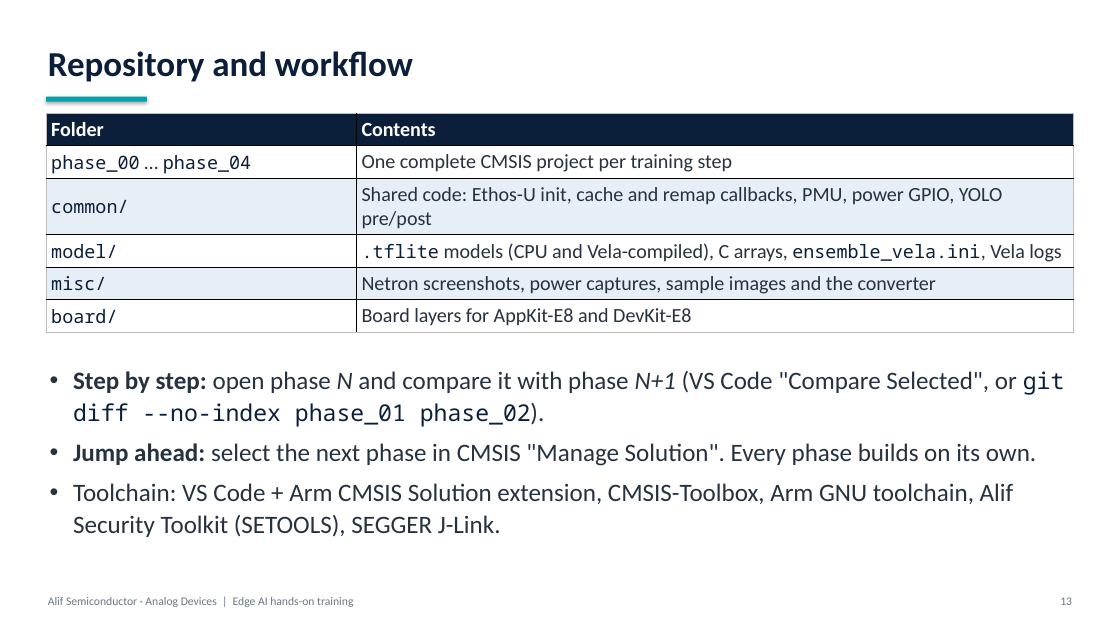
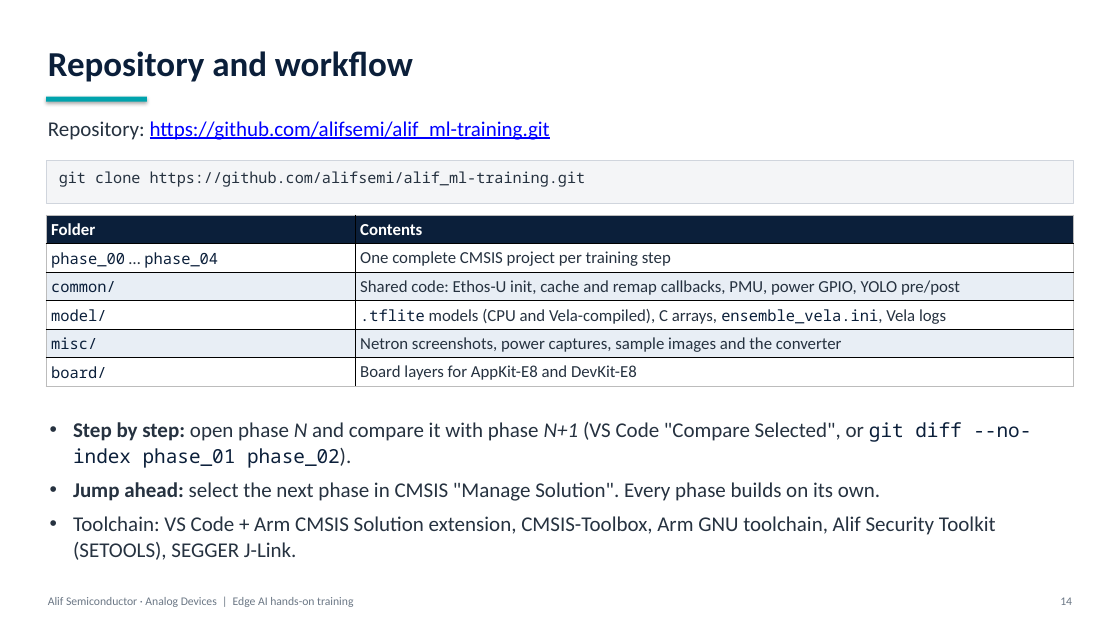
Before and after one commit to alifsemi/alif_ml-training, a slide deck: slide 14 of training/alif_ml_training.pptx (slide 13 before the commit). Drawn at 1120x630 pixels with LibreOffice and Linux fonts; fonts in the diff are those of the drawing. Boxes give left, top, right and bottom in pixels: in the first picture for what was removed or moved away, otherwise in the second. Text is boxed around its words. In the diff, an @@ line names an element or a change of style, - is before the commit and + after.

```diff
--- a/training/alif_ml_training.pptx
+++ b/training/alif_ml_training.pptx
@@ text added at box(48, 121, 550, 140), 18 pt, text #0000FF, underline @@
+Repository: https://github.com/alifsemi/alif_ml-training.git
@@ rectangle added at box(46, 160, 1074, 203), fill #F4F5F7, outline #D0D5DD 0.75 pt, 13 pt, text #263240 @@
+git clone https://github.com/alifsemi/alif_ml-training.git
@@ table at box(46, 215, 1074, 386) @@
@@ size 17.2 to 14.4 pt in "Folder", "Contents", "…", "One complete CMSIS project per training step" and 4 more places @@
@@ size 15.8 to 13.2 pt in "phase_00 phase_04", "common/", "model/", ".tflite ensemble_vela.ini," and 2 more places @@
@@ table: place and size @@
-table at box(46, 113, 1074, 333)
+table at box(46, 215, 1074, 386)
@@ text "Step by step: open phase ...": place and size @@
-text "Step by step: open phase ..." at box(73, 371, 1065, 537)
+text "Step by step: open phase ..." at box(73, 422, 1031, 560)
@@ text "Step by step: open phase ..." at box(73, 422, 1031, 560): size 21.5 to 18 pt in "Step by step: open phase N and ...", "Jump ahead: select the next phase in ...", "Toolchain: VS Code + Arm CMSIS Solution ..."; size 19.8 to 16.6 pt in "git diff --no-index phase_01 phase_02)."; less space between paragraphs @@
@@ text at box(1060, 597, 1072, 605): text changed @@
-13
+14
```
Also in this commit, not shown: 50 other slides changed, 1 slide added, 2 other files.
